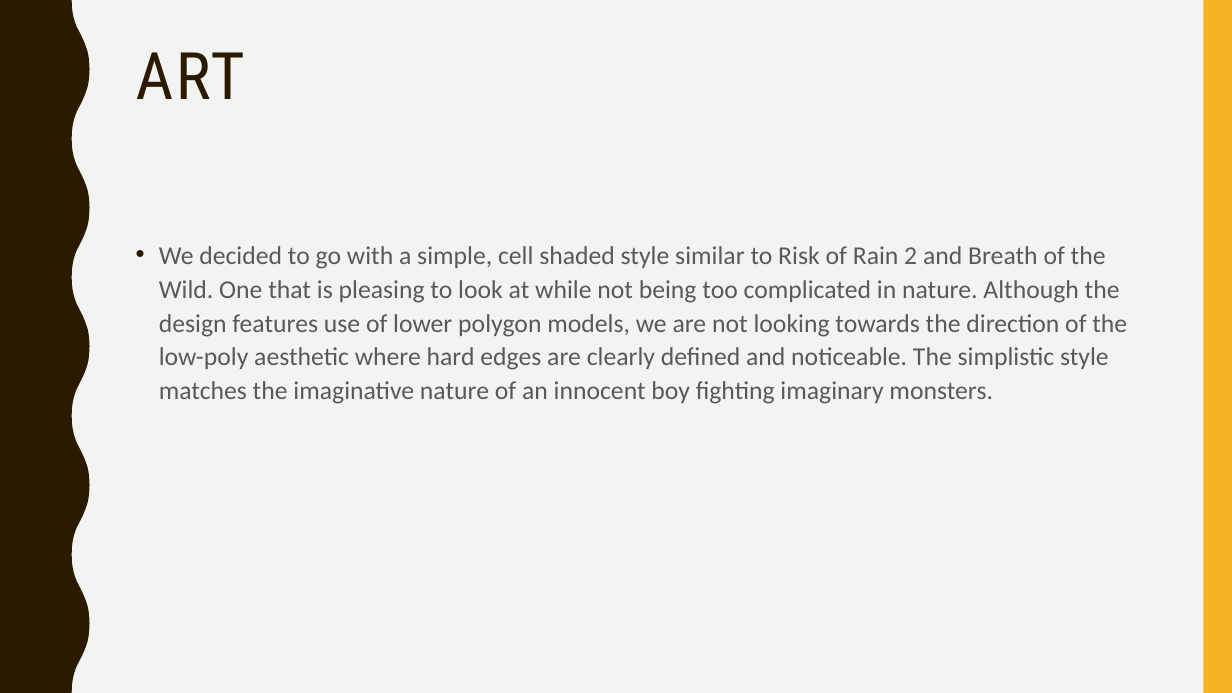
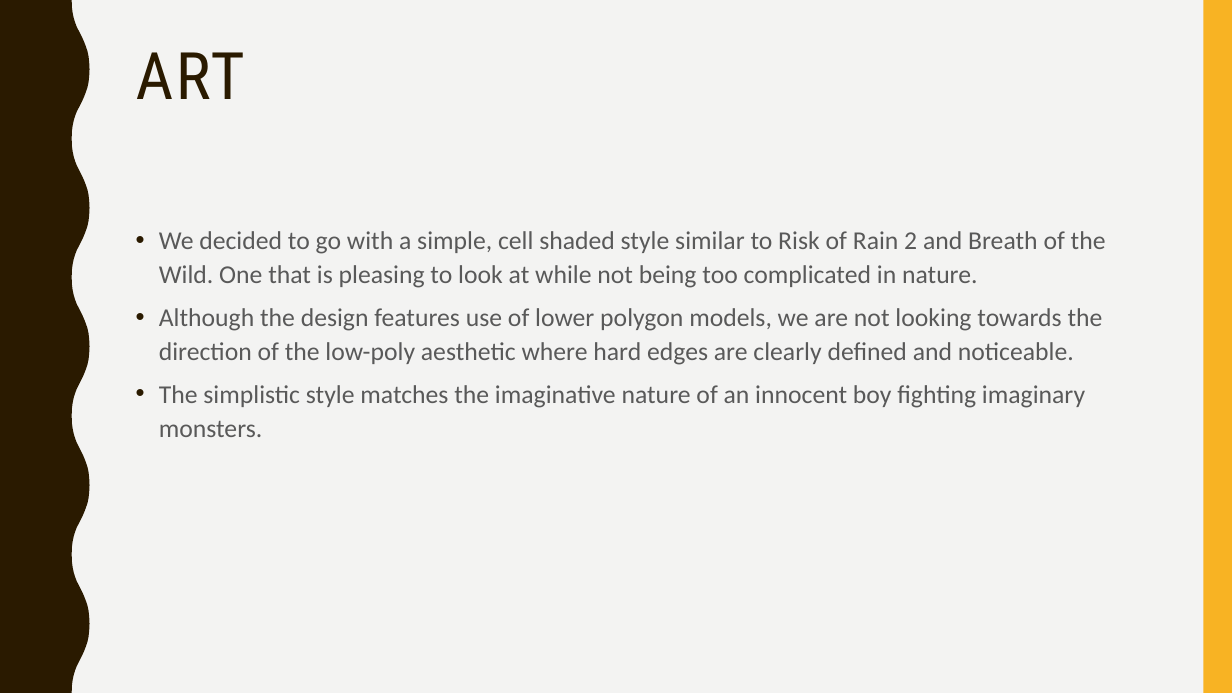
Before and after one commit to LeopoldFrilot/Before-Dark-Repo, a slide deck: slide 12 of VGD_Presentation.pptx (slide 13 before the commit). Drawn at 1232x693 pixels with LibreOffice and Linux fonts; fonts in the diff are those of the drawing. Boxes give left, top, right and bottom in pixels: in the first picture for what was removed or moved away, otherwise in the second. Text is boxed around its words. In the diff, an @@ line names an element or a change of style, - is before the commit and + after.

```diff
--- a/VGD_Presentation.pptx
+++ b/VGD_Presentation.pptx
@@ text at [159, 231, 1106, 437]: text changed @@
-• We decided to go with a simple, cell shaded style similar to Risk of Rain 2 and Breath of the Wild. One that is pleasing to look at while not being too complicated in nature. Although the design features use of lower polygon models, we are not looking towards the direction of the low-poly aesthetic where hard edges are clearly defined and noticeable. The simplistic style matches the imaginative nature of an innocent boy fighting imaginary monsters.
+• We decided to go with a simple, cell shaded style similar to Risk of Rain 2 and Breath of the Wild. One that is pleasing to look at while not being too complicated in nature.
+• Although the design features use of lower polygon models, we are not looking towards the direction of the low-poly aesthetic where hard edges are clearly defined and noticeable.
+• The simplistic style matches the imaginative nature of an innocent boy fighting imaginary monsters.
```
Also in this commit, not shown: 3 other slides changed, 3 slides added, 1 slide removed.
